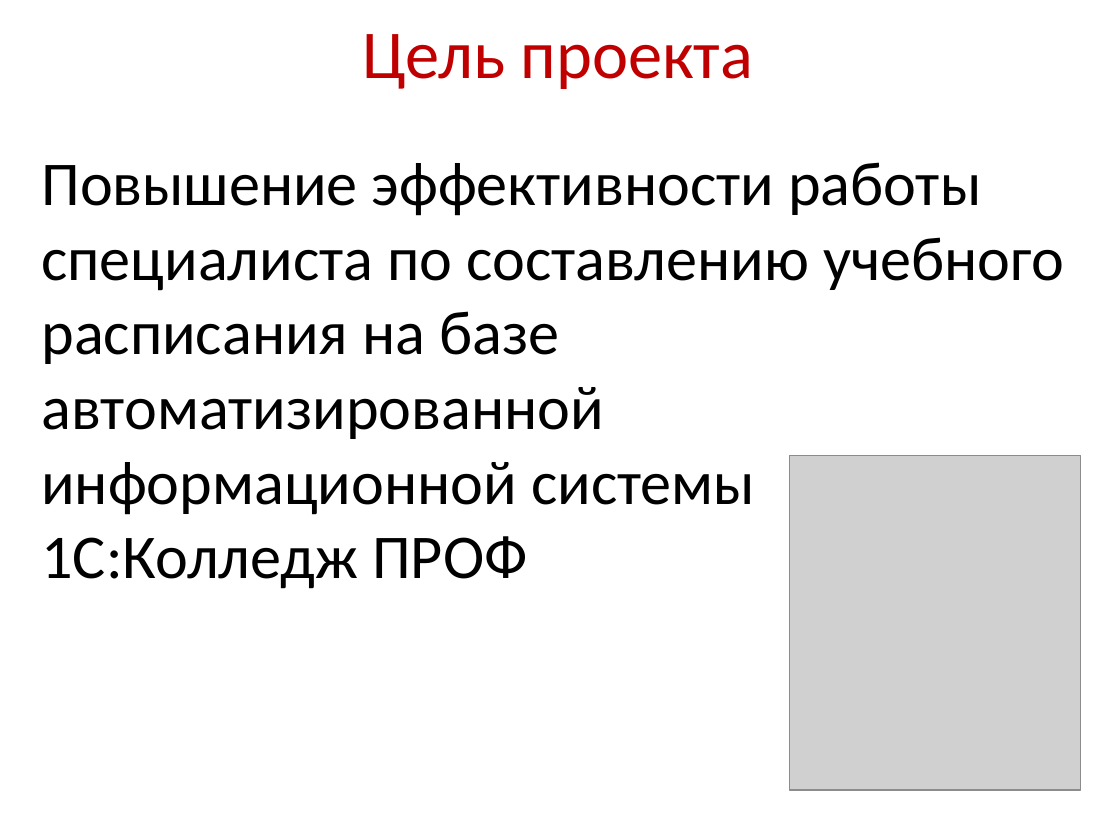
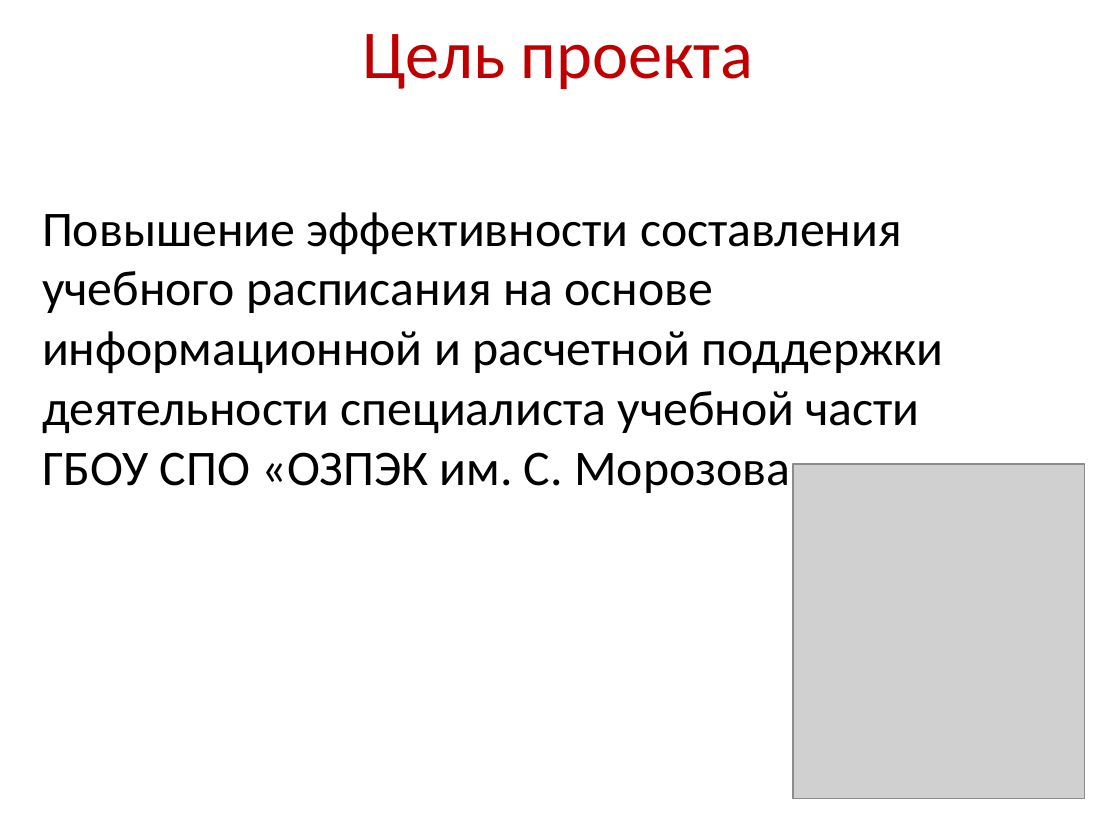
Before and after one commit to rasmushippy/dip, a slide deck: slide 2 of диплом/Презентация к диплому.pptx. Drawn at 1120x840 pixels with LibreOffice and Linux fonts; fonts in the diff are those of the drawing; grey boxes stand for pictures; background and template pictures are left out. Boxes give left, top, right and bottom in pixels: in the first picture for what was removed or moved away, otherwise in the second. Text is boxed around its words. In the diff, an @@ line names an element or a change of style, - is before the commit and + after.

```diff
--- a/диплом/Презентация к диплому.pptx
+++ b/диплом/Презентация к диплому.pptx
@@ text at (42, 212, 943, 497): text changed; size 40 to 32 pt @@
-Повышение эффективности работы специалиста по составлению учебного расписания на базе автоматизированной информационной системы 1С:Колледж ПРОФ
+Повышение эффективности составления учебного расписания на основе информационной и расчетной поддержки деятельности специалиста учебной части ГБОУ СПО «ОЗПЭК им. С. Морозова»
@@ picture: place and size @@
-picture at (790, 455, 1081, 790)
+picture at (793, 464, 1084, 799)
```
Also in this commit, not shown: 5 other slides changed, 9 slides added, 8 slides removed, 7 other files.
